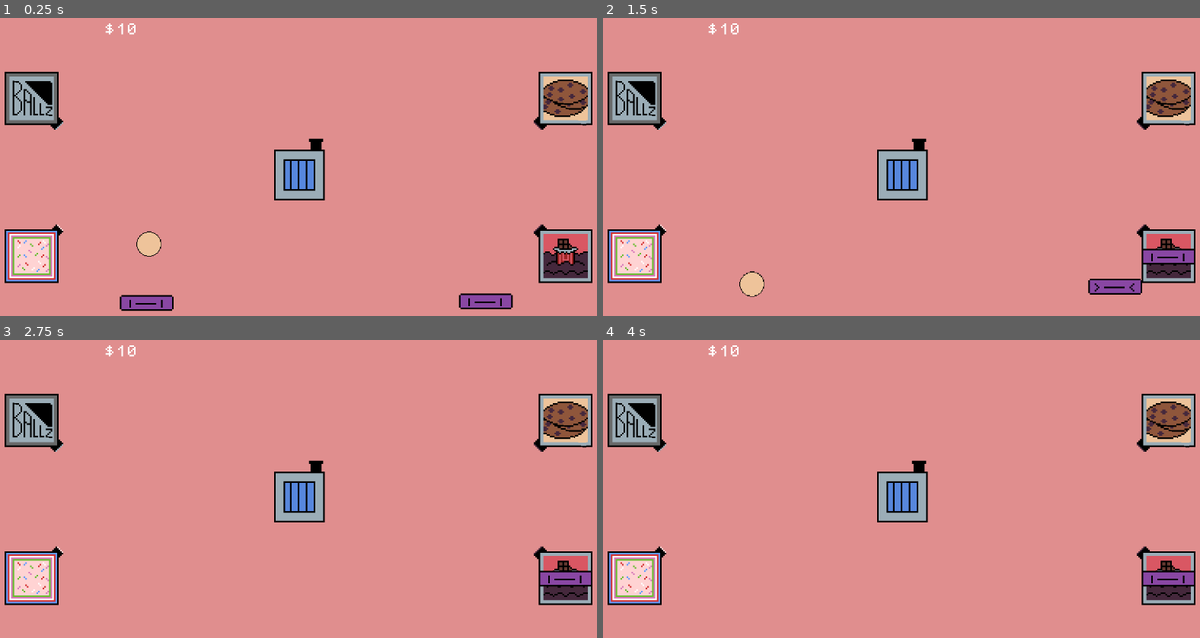
Above: before the commit, frames 1-4 (two rows, left to right).
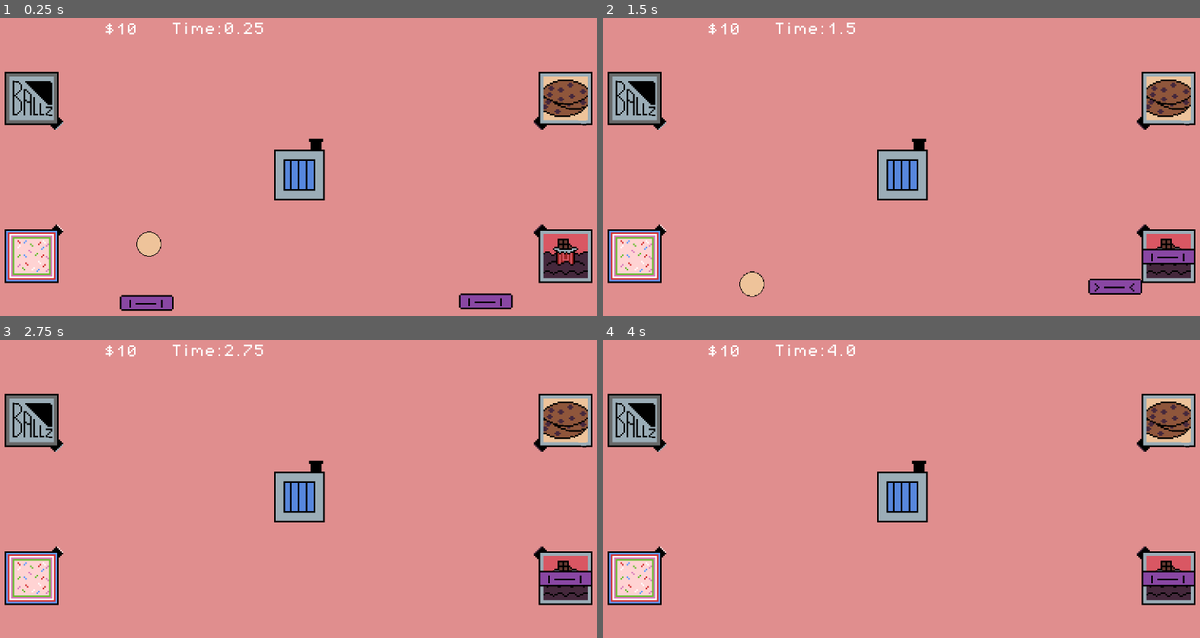
Above: after the commit, the same moments.

Repository: nimilgp/brackey-2025-aug
Game: Godot game, scene res://scenes/game.tscn
The game is run twice, just before and just after one commit, with the same random seed, the same clock (stepped at 60 frames per second) and the same inputs.
Inputs (mouse positions are in pixels of both pictures, inside the frame that each line leads up to):
- Up to frame 1 (0.25 s): no input
- Up to frame 2 (1.5 s): drag from (752, 304) to (1170, 256) at 0.52 s; drag from (1086, 301) to (1170, 256) at 1.27 s
- Up to frame 3 (2.75 s): tap Enter at 2 s; move the mouse to (358, 402) at 2.02 s; hold D from 2.03 s (still down)
- Up to frame 4 (4 s): release D at 2.75 s; tap Space at 2.75 s; drag from (871, 545) to (632, 578) at 2.77 s; tap Enter at 3.5 s; move the mouse to (1086, 527) at 3.52 s; hold A from 3.53 s (still down)

The runs differ from the first frame. In frame 1, 0.2% of the frame differs, in the area x 28-45%, y 1-6%; in frame 2, 0.1%; in frame 3, 0.2%; in frame 4, 0.2%.

Commit message:
added stopwatch

Diff:
--- a/scenes/game.tscn
+++ b/scenes/game.tscn
@@ -34,6 +34,13 @@
 theme_override_fonts/font = ExtResource("2_rysoc")
 text = "$10"
 metadata/_edit_use_anchors_ = true
+
+[node name="time-label" type="Label" parent="game-manager"]
+offset_left = -161.0
+offset_top = -196.0
+offset_right = -121.0
+offset_bottom = -173.0
+theme_override_fonts/font = ExtResource("2_rysoc")
 
 [node name="Camera2D" type="Camera2D" parent="."]
 position = Vector2(0, -29)
--- a/scripts/game_manager.gd
+++ b/scripts/game_manager.gd
@@ -3,10 +3,8 @@
 var money = 10
 @onready var money_label: Label = $"money-label"
 
-func _process(delta: float) -> void:
-	if money == 0:
-		pass
-		# end game
+var time = 0
+@onready var time_label: Label = $"time-label"
 
 func add_money(amount):
 	money += amount
@@ -15,3 +13,10 @@
 func reduce_money(amount):
 	money -= amount
 	money_label.text = "$"+ str(money)
+
+func _process(delta: float) -> void:
+	time += delta
+	time_label.text = "Time:" + str(snappedf(time,0.01))
+	if money == 0:
+		pass
+		# end game
Not shown: 1 places in scenes/ball.tscn that only renumber resources
Not shown: 1 places in scenes/game.tscn that only renumber resources
